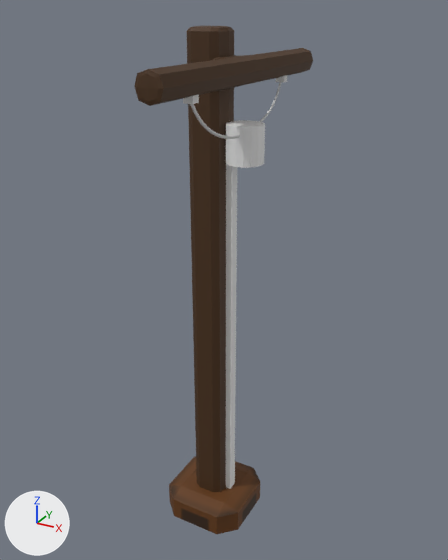
The OBJ model src/main/resources/assets/eln/model/PowerPole/UtilityPole.obj, before and after one commit.
Both versions are drawn from a camera (50 mm lens) standing at (2.39, -4.15, 3.99) and looking at (0.06, 0.08, 1.87). Every picture has the same lights, and +X, +Y and +Z are marked at lower left. Where no turn or scale is listed for an object, it has been applied to the vertices. Vertices at the same position are counted once.

Objects in the first picture: 'foot', 'g0', 'main', 'p0', 'transformer'.
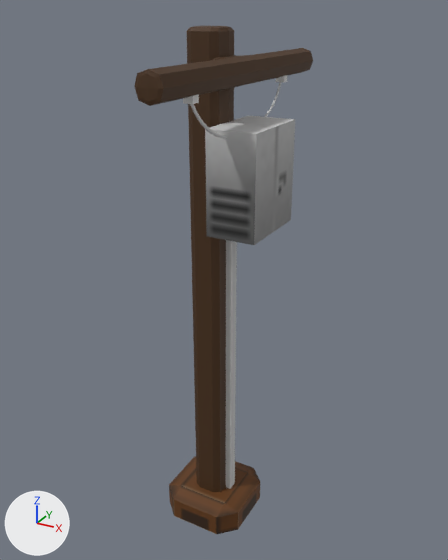
The newer file is also turned or shifted as a whole; pictures and numbers use the older file's frame.

What differs and where, as boxes (x1, y1, x2, y2) in the pictures (448 x 560 px):
'transformer', surface changed, reshaped (127% wider)
    before: (226, 120, 265, 489)
    after: (205, 115, 295, 489)
'foot', surface changed
    both: (179, 461, 246, 534)
part 2 of me_main, surface changed
    both: (196, 117, 234, 488)
part 3 of me_transformer, added
    after: (205, 115, 295, 245)
part 4 of me_transformer, deleted
    before: (226, 120, 265, 168)

What the commit changed:
Picture 'UtilityPole.png' (img_utilitypole_png) is new.
Material 'foot_mtl' (mat_foot_mtl) changes its picture from img_foot_png to img_utilitypole_png.
In material 'None' (mat_none), base_color is no longer (0.8, 0.8, 0.8), white #e7e7e7.
In material 'None' (mat_none), texture is now set to img_utilitypole_png.
Material 'Material' (mat_material) changes its picture from img_wood_png to img_utilitypole_png.
me_foot has 20 vertices, 30 faces and spans x -0.381..0.381, y -0.381..0.381, z -0.487..-0.233.
me_foot is used by ob_foot; location (0.0, 0.0, 0.0).
me_foot part 1: 28 kept faces spanning x -0.381..0.381, y -0.381..0.381, z -0.487..-0.233 get new texture (UV) coordinates.
me_main has 295 vertices, 576 faces and spans x -0.15..0.35, y -1.16..1.14, z -0.53..3.87.
me_main is used by ob_main; location (0.0, 0.0, 0.0).
me_main part 2: 562 kept faces spanning x -0.15..0.35, y -1.16..1.14, z -0.53..3.87 get new texture (UV) coordinates.
me_transformer is used by ob_transformer; location (0.0, 0.0, 0.0).
me_transformer had 40 vertices, 72 faces and spanned x 0.13..0.43, y -0.15..0.15, z -0.51..3.21.
me_transformer now has 16 vertices, 18 faces and spans x 0.13..0.54, y -0.34..0.34, z -0.51..3.21.
me_transformer part 3: a new loose piece, a box spanning x 0.14..0.54, y -0.34..0.34, z 2.41..3.21, in mat_none (picture img_utilitypole_png).
me_transformer part 4: the loose piece of 32 vertices spanning x 0.14..0.43, y -0.15..0.15, z 2.91..3.21 is deleted.
